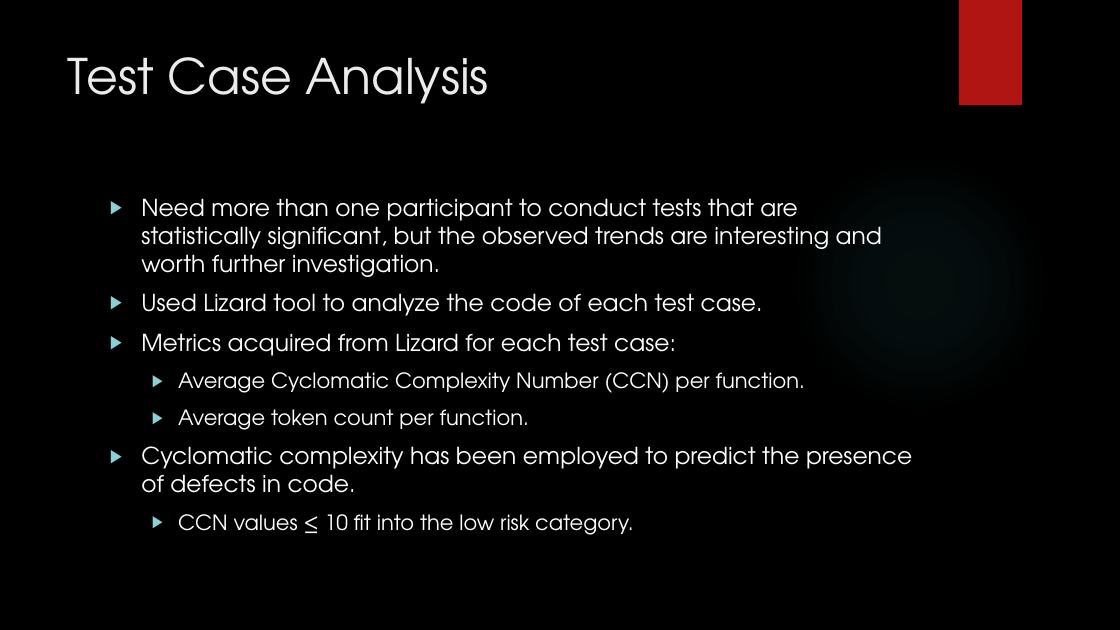
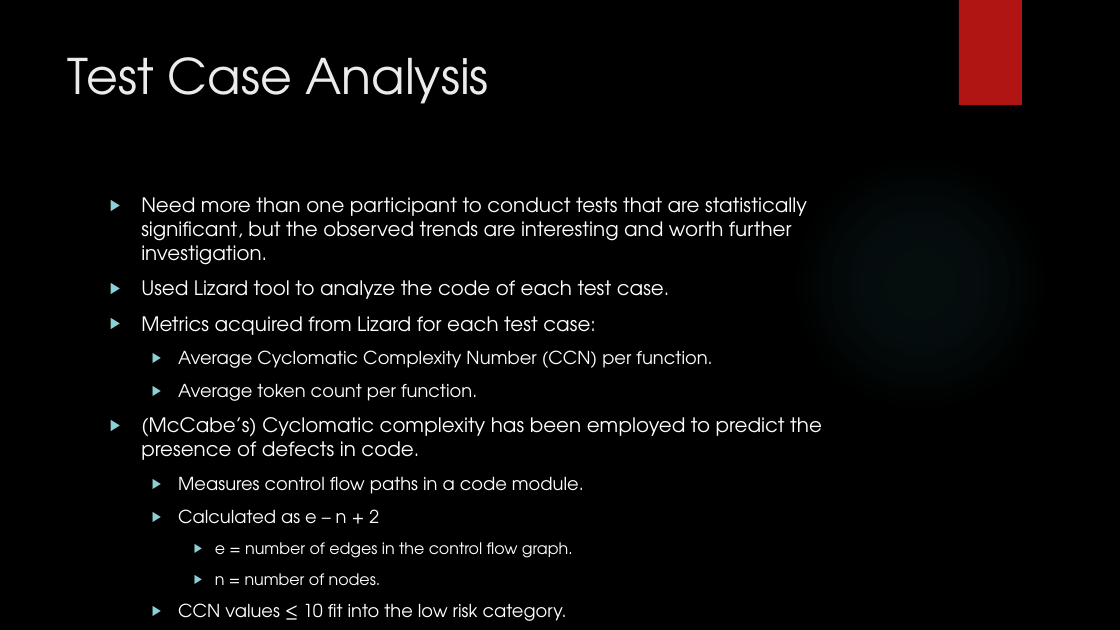
Before and after one commit to JasonGYoung/ProjectReport, a slide deck: slide 56 of DefensePresentation.pptx. Drawn at 1120x630 pixels with LibreOffice and Linux fonts; fonts in the diff are those of the drawing; background and template pictures are left out. Boxes give left, top, right and bottom in pixels: in the first picture for what was removed or moved away, otherwise in the second. Text is boxed around its words. In the diff, an @@ line names an element or a change of style, - is before the commit and + after.

Commit message:
Last changes.

```diff
--- a/DefensePresentation.pptx
+++ b/DefensePresentation.pptx
@@ text at <box>141,197,807,401</box>: size 20 to 17 pt in "Need more than one participant to conduct ...", "Used Lizard tool to analyze the code ...", "Metrics acquired from Lizard for each test ..."; size 18 to 15.3 pt in "Average Cyclomatic Complexity Number (CCN) per function.", "Average token count per function.", "CCN values ≤ 10 fit into the ..." @@
@@ text at <box>141,417,822,585</box>: text changed; size 20 to 17 pt @@
-▶ Cyclomatic complexity has been employed to predict the presence of defects in code.
+▶ (McCabe’s) Cyclomatic complexity has been employed to predict the presence of defects in code.
+  ▶ Measures control flow paths in a code module.
+  ▶ Calculated as e – n + 2
+    ▶ e = number of edges in the control flow graph.
+    ▶ n = number of nodes.
```
Also in this commit, not shown: 4 other slides changed.
